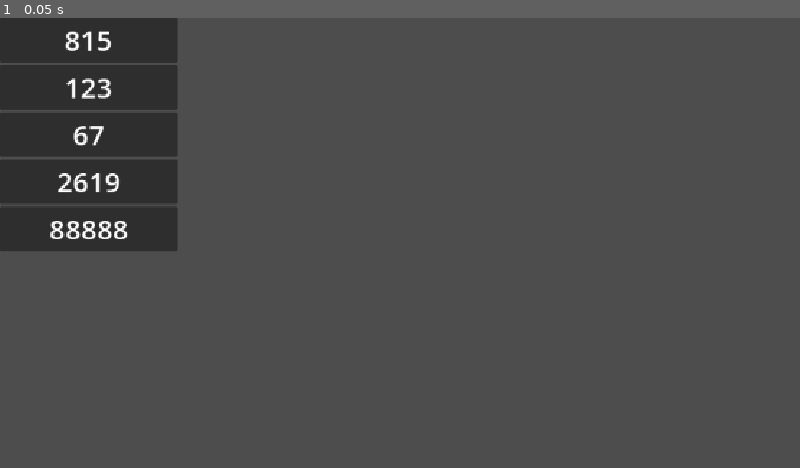
Above: before the commit, frame 1.
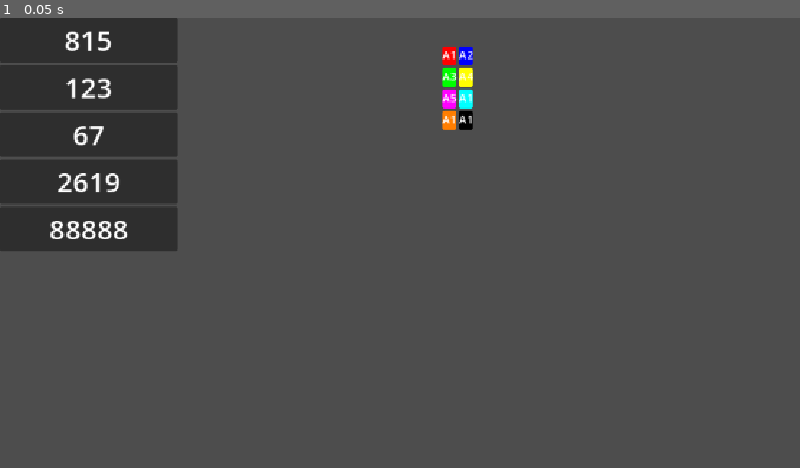
Above: after the commit, the same moment.

Repository: Team815/Recon
Game: Godot game, scene res://test.tscn
The game is run twice, just before and just after one commit, with the same random seed, the same clock (stepped at 60 frames per second) and the same inputs. The project has no main scene, so this scene is started directly.
Inputs:
- Up to frame 1 (0.05 s): no input

The runs differ from the first frame. In frame 1, 0.6% of the frame differs, in the area x 55-60%, y 6-25%.

Commit message:
Add alliance view

Diff:
--- /dev/null
+++ b/alliance_view.gd
@@ -0,0 +1,21 @@
+@tool
+extends PanelContainer
+
+
+@export var number: int:
+	set(value):
+		number = value
+		if is_node_ready():
+			%AllianceName.text = "A%d" % number
+
+
+@export var color: Color:
+	set(value):
+		color = value
+		var box: StyleBoxFlat = get_theme_stylebox("panel").duplicate()
+		box.bg_color = color
+		add_theme_stylebox_override("panel", box)
+
+
+func _ready() -> void:
+	number = number
--- /dev/null
+++ b/alliance_view.tscn
@@ -0,0 +1,33 @@
+[gd_scene format=3 uid="uid://klw37mxbpdhw"]
+
+[ext_resource type="Script" uid="uid://cn767a2rctq1x" path="res://alliance_view.gd" id="1_1aj48"]
+
+[sub_resource type="StyleBoxFlat" id="StyleBoxFlat_1aj48"]
+content_margin_left = 0.0
+content_margin_top = 0.0
+content_margin_right = 0.0
+content_margin_bottom = 0.0
+bg_color = Color(0, 0, 0, 1)
+corner_radius_top_left = 3
+corner_radius_top_right = 3
+corner_radius_bottom_right = 3
+corner_radius_bottom_left = 3
+corner_detail = 5
+
+[node name="AllianceView" type="PanelContainer" unique_id=1964615314]
+offset_right = 40.0
+offset_bottom = 40.0
+theme_override_styles/panel = SubResource("StyleBoxFlat_1aj48")
+script = ExtResource("1_1aj48")
+
+[node name="Contents" type="VBoxContainer" parent="." unique_id=132175392]
+layout_mode = 2
+
+[node name="AllianceName" type="Label" parent="Contents" unique_id=2131427302]
+unique_name_in_owner = true
+layout_mode = 2
+text = "A0"
+horizontal_alignment = 1
+
+[node name="Teams" type="VBoxContainer" parent="Contents" unique_id=1927417760]
+layout_mode = 2
--- a/team_number_view.gd
+++ b/team_number_view.gd
@@ -6,9 +6,13 @@
 		number = value
 		%Number.text = str(number)
 
+
+signal reordered(dragged: TeamNumberView, dropped: TeamNumberView)
+
+
 func _get_drag_data(at_position: Vector2) -> Variant:
 	set_drag_preview(duplicate())
-	return number
+	return self
 
 
 func _can_drop_data(at_position: Vector2, data: Variant) -> bool:
@@ -19,12 +23,5 @@
 	_drop_team(data)
 
 
-func _drop_team(team_number: int) -> void:
-	print(team_number, " was dropped on ", number)
-	#var children = %Teams.get_children()
-	#var dragged_team: TeamNumberView
-	#for child: TeamNumberView in children:
-		#if child.number == team_number:
-			#dragged_team = child
-			#break
-	#%Teams.remove_child(dragged_team)
+func _drop_team(team: TeamNumberView) -> void:
+	reordered.emit(team, self)
--- /dev/null
+++ b/team_ranking_view.gd
@@ -0,0 +1,13 @@
+extends VBoxContainer
+
+
+func add_team(team_number: int) -> void:
+	var team: TeamNumberView = preload("res://team_number_view.tscn").instantiate()
+	team.number = team_number
+	team.reordered.connect(_on_reordered)
+	%Teams.add_child(team)
+
+
+func _on_reordered(dragged: TeamNumberView, dropped: TeamNumberView):
+	print(dragged.number, " was dropped on ", dropped.number)
+	move_child(dragged, dropped.get_index())
--- /dev/null
+++ b/team_ranking_view.tscn
@@ -0,0 +1,8 @@
+[gd_scene format=3 uid="uid://b03r6vae1xpcb"]
+
+[ext_resource type="Script" uid="uid://c566y7ui3vujy" path="res://team_ranking_view.gd" id="1_r1ao7"]
+
+[node name="TeamRankingView" type="VBoxContainer" unique_id=1672986828]
+offset_right = 40.0
+offset_bottom = 40.0
+script = ExtResource("1_r1ao7")
--- a/test.gd
+++ b/test.gd
@@ -2,13 +2,8 @@
 
 
 func _ready() -> void:
-	add_team(815)
-	add_team(123)
-	add_team(67)
-	add_team(2619)
-	add_team(88888)
-
-func add_team(team_number: int) -> void:
-	var team: TeamNumberView = preload("res://team_number_view.tscn").instantiate()
-	team.number = team_number
-	%Teams.add_child(team)
+	%Teams.add_team(815)
+	%Teams.add_team(123)
+	%Teams.add_team(67)
+	%Teams.add_team(2619)
+	%Teams.add_team(88888)
--- a/test.tscn
+++ b/test.tscn
@@ -1,11 +1,161 @@
 [gd_scene format=3 uid="uid://5n5juoihtkaa"]
 
 [ext_resource type="Script" uid="uid://bp06cqx6gkaj2" path="res://test.gd" id="1_37kl0"]
+[ext_resource type="PackedScene" uid="uid://b03r6vae1xpcb" path="res://team_ranking_view.tscn" id="2_8uh7m"]
+[ext_resource type="PackedScene" uid="uid://klw37mxbpdhw" path="res://alliance_view.tscn" id="3_6uqi0"]
+
+[sub_resource type="StyleBoxFlat" id="StyleBoxFlat_6uqi0"]
+content_margin_left = 0.0
+content_margin_top = 0.0
+content_margin_right = 0.0
+content_margin_bottom = 0.0
+bg_color = Color(1, 0, 0, 1)
+corner_radius_top_left = 3
+corner_radius_top_right = 3
+corner_radius_bottom_right = 3
+corner_radius_bottom_left = 3
+corner_detail = 5
+
+[sub_resource type="StyleBoxFlat" id="StyleBoxFlat_ppyta"]
+content_margin_left = 0.0
+content_margin_top = 0.0
+content_margin_right = 0.0
+content_margin_bottom = 0.0
+bg_color = Color(0, 0, 1, 1)
+corner_radius_top_left = 3
+corner_radius_top_right = 3
+corner_radius_bottom_right = 3
+corner_radius_bottom_left = 3
+corner_detail = 5
+
+[sub_resource type="StyleBoxFlat" id="StyleBoxFlat_ykrsh"]
+content_margin_left = 0.0
+content_margin_top = 0.0
+content_margin_right = 0.0
+content_margin_bottom = 0.0
+bg_color = Color(0, 1, 0, 1)
+corner_radius_top_left = 3
+corner_radius_top_right = 3
+corner_radius_bottom_right = 3
+corner_radius_bottom_left = 3
+corner_detail = 5
+
+[sub_resource type="StyleBoxFlat" id="StyleBoxFlat_g14j6"]
+content_margin_left = 0.0
+content_margin_top = 0.0
+content_margin_right = 0.0
+content_margin_bottom = 0.0
+bg_color = Color(1, 1, 0, 1)
+corner_radius_top_left = 3
+corner_radius_top_right = 3
+corner_radius_bottom_right = 3
+corner_radius_bottom_left = 3
+corner_detail = 5
+
+[sub_resource type="StyleBoxFlat" id="StyleBoxFlat_vbegm"]
+content_margin_left = 0.0
+content_margin_top = 0.0
+content_margin_right = 0.0
+content_margin_bottom = 0.0
+bg_color = Color(1, 0, 1, 1)
+corner_radius_top_left = 3
+corner_radius_top_right = 3
+corner_radius_bottom_right = 3
+corner_radius_bottom_left = 3
+corner_detail = 5
+
+[sub_resource type="StyleBoxFlat" id="StyleBoxFlat_ehkex"]
+content_margin_left = 0.0
+content_margin_top = 0.0
+content_margin_right = 0.0
+content_margin_bottom = 0.0
+bg_color = Color(0, 1, 1, 1)
+corner_radius_top_left = 3
+corner_radius_top_right = 3
+corner_radius_bottom_right = 3
+corner_radius_bottom_left = 3
+corner_detail = 5
+
+[sub_resource type="StyleBoxFlat" id="StyleBoxFlat_xersf"]
+content_margin_left = 0.0
+content_margin_top = 0.0
+content_margin_right = 0.0
+content_margin_bottom = 0.0
+bg_color = Color(1, 0.49411765, 0, 1)
+corner_radius_top_left = 3
+corner_radius_top_right = 3
+corner_radius_bottom_right = 3
+corner_radius_bottom_left = 3
+corner_detail = 5
+
+[sub_resource type="StyleBoxFlat" id="StyleBoxFlat_77dp3"]
+content_margin_left = 0.0
+content_margin_top = 0.0
+content_margin_right = 0.0
+content_margin_bottom = 0.0
+bg_color = Color(0, 0, 0, 1)
+corner_radius_top_left = 3
+corner_radius_top_right = 3
+corner_radius_bottom_right = 3
+corner_radius_bottom_left = 3
+corner_detail = 5
 
 [node name="Test" type="Node" unique_id=310716633]
 script = ExtResource("1_37kl0")
 
-[node name="Teams" type="VBoxContainer" parent="." unique_id=794188838]
+[node name="Teams" parent="." unique_id=1672986828 instance=ExtResource("2_8uh7m")]
 unique_name_in_owner = true
-offset_right = 40.0
-offset_bottom = 40.0
+
+[node name="Alliances" type="GridContainer" parent="." unique_id=1171661376]
+offset_left = 637.0
+offset_top = 41.0
+offset_right = 677.0
+offset_bottom = 81.0
+columns = 2
+
+[node name="Alliance1" parent="Alliances" unique_id=1964615314 instance=ExtResource("3_6uqi0")]
+layout_mode = 2
+theme_override_styles/panel = SubResource("StyleBoxFlat_6uqi0")
+number = 1
+color = Color(1, 0, 0, 1)
+
+[node name="Alliance2" parent="Alliances" unique_id=1576972603 instance=ExtResource("3_6uqi0")]
+layout_mode = 2
+theme_override_styles/panel = SubResource("StyleBoxFlat_ppyta")
+number = 2
+color = Color(0, 0, 1, 1)
+
+[node name="Alliance3" parent="Alliances" unique_id=1558068976 instance=ExtResource("3_6uqi0")]
+layout_mode = 2
+theme_override_styles/panel = SubResource("StyleBoxFlat_ykrsh")
+number = 3
+color = Color(0, 1, 0, 1)
+
+[node name="Alliance4" parent="Alliances" unique_id=729117296 instance=ExtResource("3_6uqi0")]
+layout_mode = 2
+theme_override_styles/panel = SubResource("StyleBoxFlat_g14j6")
+number = 4
+color = Color(1, 1, 0, 1)
+
+[node name="Alliance5" parent="Alliances" unique_id=391938407 instance=ExtResource("3_6uqi0")]
+layout_mode = 2
+theme_override_styles/panel = SubResource("StyleBoxFlat_vbegm")
+number = 5
+color = Color(1, 0, 1, 1)
+
+[node name="Alliance6" parent="Alliances" unique_id=835124592 instance=ExtResource("3_6uqi0")]
+layout_mode = 2
+theme_override_styles/panel = SubResource("StyleBoxFlat_ehkex")
+number = 1
+color = Color(0, 1, 1, 1)
+
+[node name="Alliance7" parent="Alliances" unique_id=1247148344 instance=ExtResource("3_6uqi0")]
+layout_mode = 2
+theme_override_styles/panel = SubResource("StyleBoxFlat_xersf")
+number = 1
+color = Color(1, 0.49411765, 0, 1)
+
+[node name="Alliance8" parent="Alliances" unique_id=1374581832 instance=ExtResource("3_6uqi0")]
+layout_mode = 2
+theme_override_styles/panel = SubResource("StyleBoxFlat_77dp3")
+number = 1
Not shown, added: alliance_view.gd.uid
Not shown, added: team_ranking_view.gd.uid
